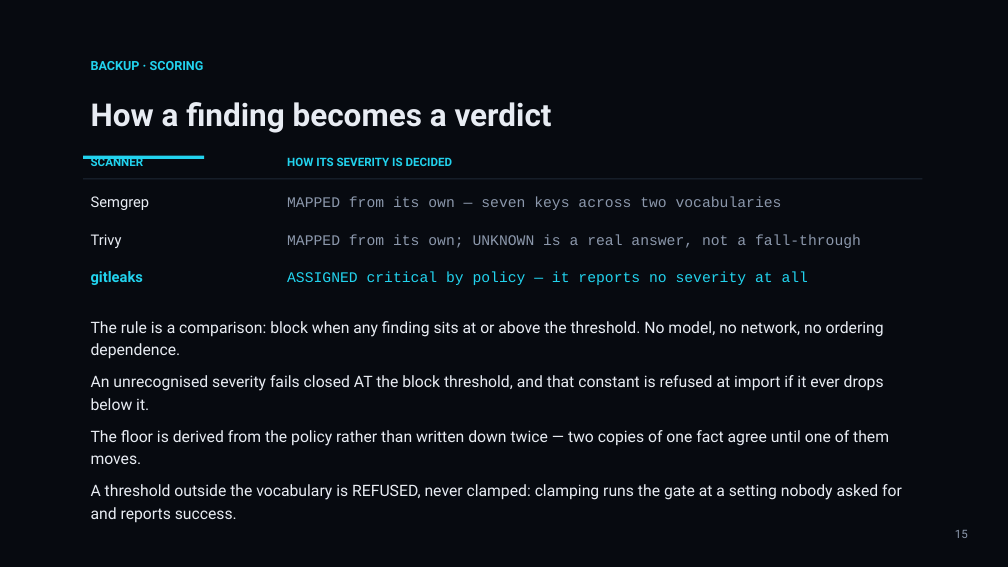
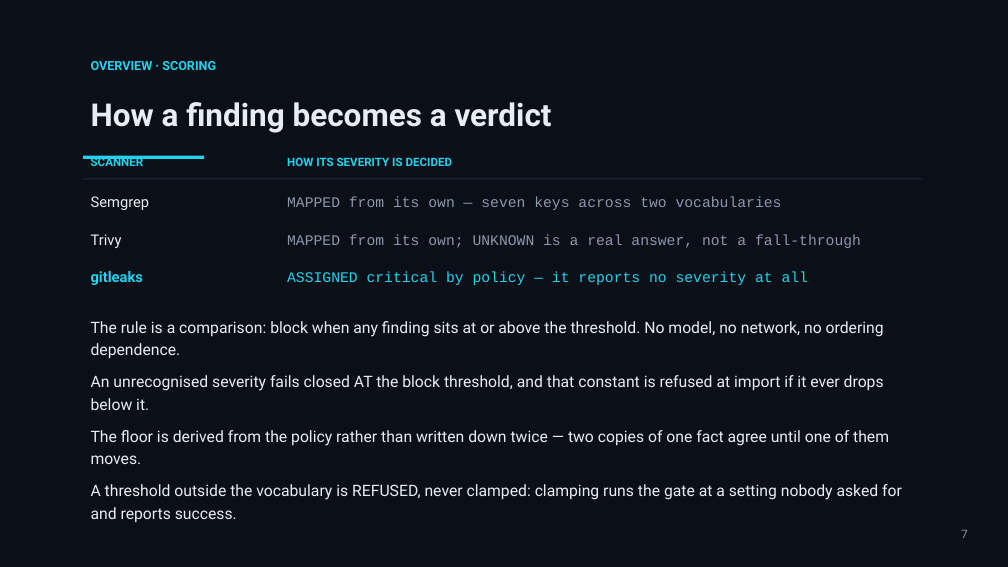
Before and after one commit to mohamedsorour1998/TheAgentOrg, a slide deck: slide 7 of docs/pitch/TheAgentOrg-hackathon-finals.pptx (slide 15 before the commit). Drawn at 1008x567 pixels with LibreOffice and Linux fonts; fonts in the diff are those of the drawing. Boxes give left, top, right and bottom in pixels: in the first picture for what was removed or moved away, otherwise in the second. Text is boxed around its words. In the diff, an @@ line names an element or a change of style, - is before the commit and + after.

```diff
--- a/docs/pitch/TheAgentOrg-hackathon-finals.pptx
+++ b/docs/pitch/TheAgentOrg-hackathon-finals.pptx
@@ rectangle at box(0, 0, 1008, 567): fill #070A10 to #0B0F17 @@
@@ text at box(91, 61, 216, 70): text changed @@
-BACKUP · SCORING
+OVERVIEW · SCORING
@@ text at box(961, 530, 967, 538): text changed @@
-15
+7
```
Also in this commit, not shown: 13 other slides changed, 2 slides added, 1 slide removed, 1 other file.
